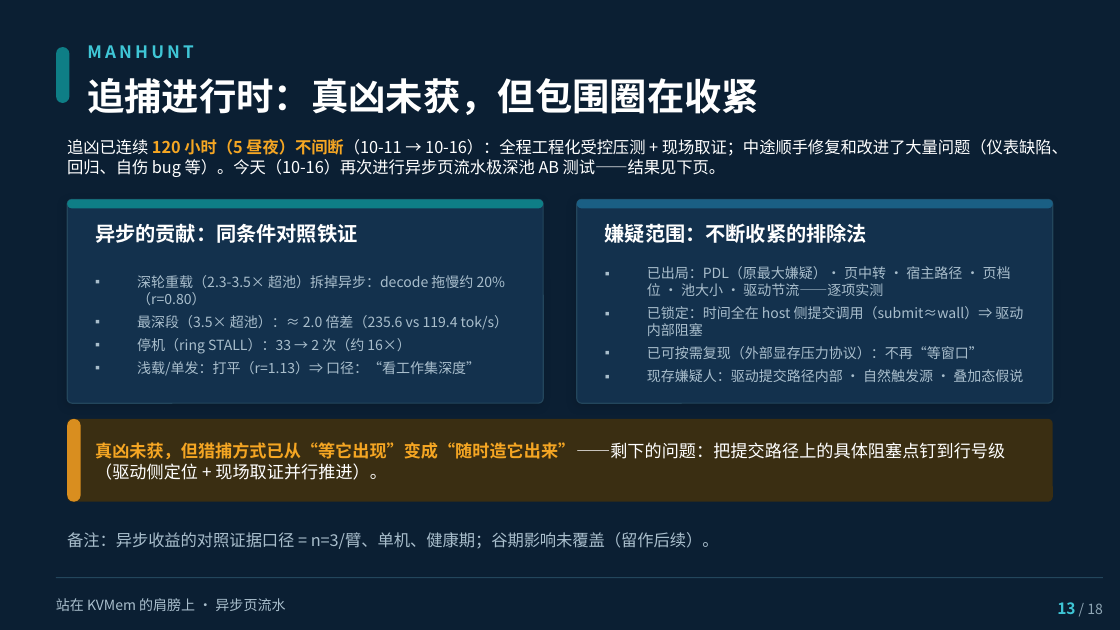
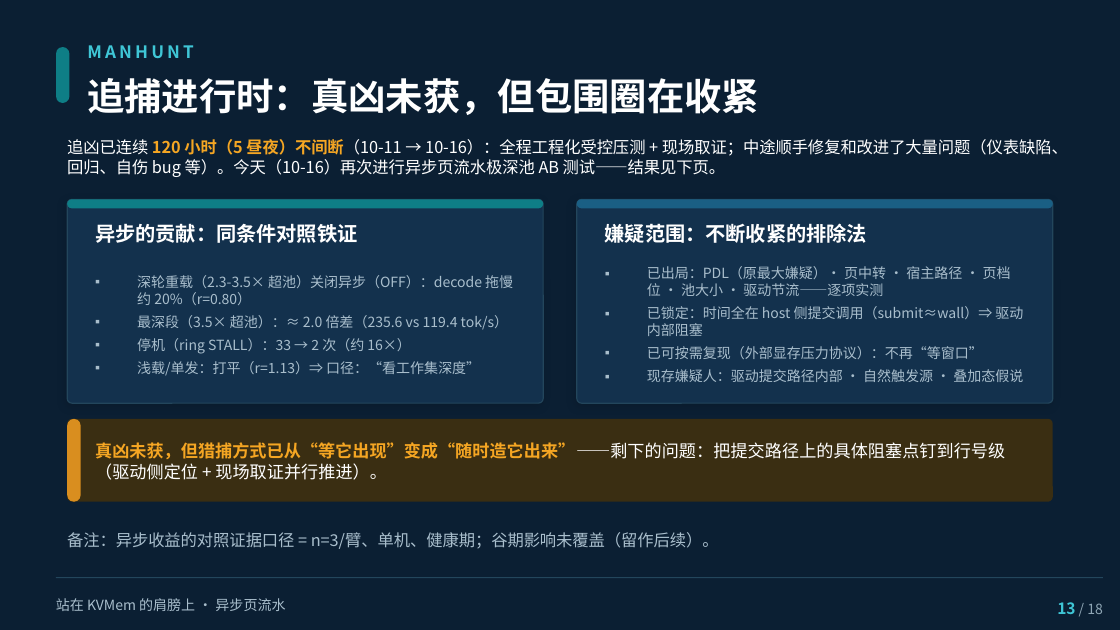
Before and after one commit to paicat1/Ninfer-KVMem-Async, a slide deck: slide 16 of docs/异步页流水-技术说明.pptx. Drawn at 1120x630 pixels with LibreOffice and Linux fonts; fonts in the diff are those of the drawing. Boxes give left, top, right and bottom in pixels: in the first picture for what was removed or moved away, otherwise in the second. Text is boxed around its words. In the diff, an @@ line names an element or a change of style, - is before the commit and + after.

```diff
--- a/docs/异步页流水-技术说明.pptx
+++ b/docs/异步页流水-技术说明.pptx
@@ text at (137, 275, 513, 305): text changed @@
-▪ 深轮重载（2.3-3.5× 超池）拆掉异步：decode 拖慢约 20%（r=0.80）
+▪ 深轮重载（2.3-3.5× 超池）关闭异步（OFF）：decode 拖慢约 20%（r=0.80）
```
Also in this commit, not shown: 4 other slides changed, 1 other file.
